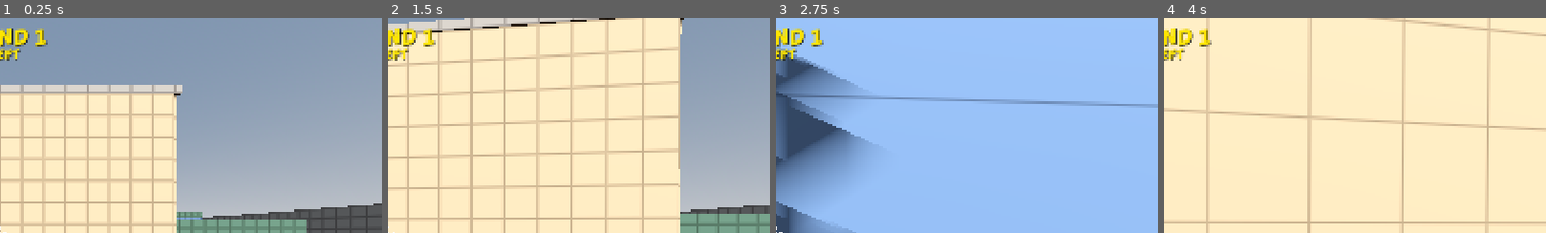
Above: before the commit, frames 1-4 (left to right).
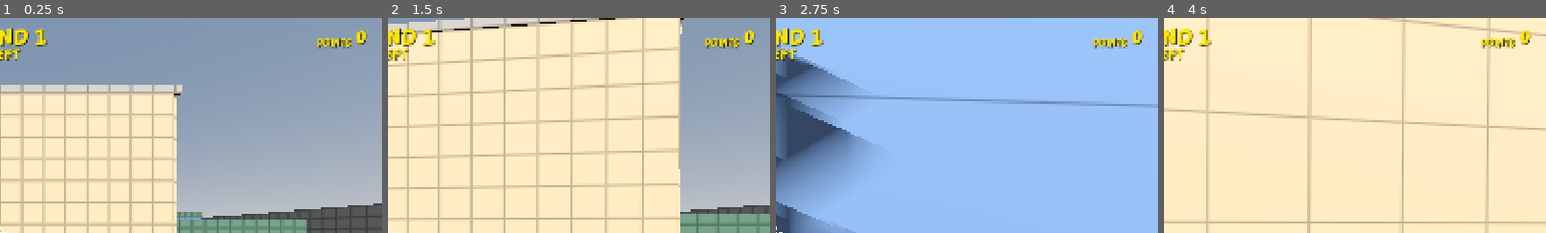
Above: after the commit, the same moments.

Repository: juanakajuan/zombie-survival-fps
Game: Godot game, scene res://levels/compound.tscn
Same seed, same stepped clock (60 frames per second), same inputs: the game is played once before the commit and once after it.
Inputs (mouse positions are % of the whole screen's width and height, from its top left):
- Up to frame 1 (0.25 s): no input
- Up to frame 2 (1.5 s): tap Enter (restart) at 0.5 s; move the mouse to (55, 50) at 0.52 s; hold Right mouse button (aim) 0.53-1.28 s; hold W (move_forward) from 0.53 s (still down); click (55, 50) at 0.67 s; tap Space (jump) at 0.77, 1.07 s; move the mouse to (45, 50) at 1.27 s; right-click (45, 50) at 1.35 s; click (45, 50) at 1.42 s
- Up to frame 3 (2.75 s): keep holding W (move_forward); tap Space (jump) at 1.52, 1.82 s; move the mouse to (52, 48) at 2.02 s; hold Ctrl (crouch) from 2.03 s (still down); click (52, 48) at 2.17 s; right-click (52, 48) at 2.3 s
- Up to frame 4 (4 s): keep holding W (move_forward); move the mouse to (49, 52) at 2.77 s; release Ctrl (crouch) at 2.78 s; click (49, 52) at 2.85 s; tap Space (jump) at 3.02, 3.32, 3.77 s; right-click (49, 52) at 3.05 s; move the mouse to (57, 51) at 3.52 s; hold Right mouse button (aim) from 3.53 s (still down); tap E (interact) at 3.6 s; click (57, 51) at 3.67 s
The pictures show only the part of the screen within x 50-100%, y 0-50%; the shares and areas given below are measured in that part.

The runs differ from the first frame. In frame 1, 0.5% of the frame differs, in the area x 83-97%, y 5-15%; in frame 2, 0.5%; in frame 3, 0.6%; in frame 4, 0.6%.

Commit message:
feat: show points, reserve ammo, and the buy prompt on the HUD

Diff:
--- a/hud/hud.gd
+++ b/hud/hud.gd
@@ -1,10 +1,11 @@
 class_name Hud
 extends CanvasLayer
-## Shows the player's health, the weapon and the rounds in its magazine, when the weapon reloads, the round, the
-## zombies left, and the break between rounds.
+## Shows the player's health and points, the weapon with the rounds in its magazine and its reserve, when the weapon
+## reloads, the buy prompt, the round, the zombies left, and the break between rounds.
 
 @export var health: Health
 @export var weapon: Weapon
+@export var wallet: Wallet
 ## If it is empty, the HUD uses the first RoundManager in the tree. Without one, the round panel stays hidden.
 @export var round_manager: RoundManager
 @export var health_color: Color = Color(1, 1, 1, 0.95)
@@ -15,6 +16,9 @@
 class Readout extends RefCounted:
 	var health_text: String
 	var ammo_text: String
+	var points_text: String
+	var prompt_visible: bool
+	var prompt_text: String
 	var weapon_name: String
 	var reloading: bool
 	var round_visible: bool
@@ -31,6 +35,8 @@
 @onready var _health_bar: SegmentBar = %HealthBar
 @onready var _weapon_name: Label = %WeaponName
 @onready var _ammo_value: Label = %AmmoValue
+@onready var _points_value: Label = %PointsValue
+@onready var _prompt: Label = %Prompt
 @onready var _reload_label: Label = %ReloadLabel
 @onready var _round_panel: Control = %RoundPanel
 @onready var _round_value: Label = %RoundValue
@@ -43,6 +49,7 @@
 	weapon.fired.connect(_crosshair.shot)
 	weapon.ammo_changed.connect(_update_ammo)
 	weapon.hit.connect(_on_weapon_hit)
+	wallet.changed.connect(_update_points.unbind(1))
 	weapon.reload_started.connect(_update_ammo)
 	weapon.reload_finished.connect(_update_ammo)
 	_health_bar.max_value = health.max_health
@@ -50,6 +57,7 @@
 	_on_health_changed(health.current)
 	_weapon_name.text = weapon.data.display_name
 	_update_ammo()
+	_update_points()
 	if round_manager == null:
 		round_manager = get_tree().get_first_node_in_group(RoundManager.GROUP) as RoundManager
 	if round_manager != null:
@@ -61,12 +69,17 @@
 func _process(_delta: float) -> void:
 	_crosshair.visible = weapon.wielder == null or not weapon.wielder.is_aiming()
 	_update_objective()
+	_update_prompt()
 
 
 func readout() -> Readout:
 	var r := Readout.new()
 	r.health_text = _health_value.text
 	r.ammo_text = _ammo_value.text
+	r.points_text = _points_value.text
+	_update_prompt()
+	r.prompt_visible = _prompt.visible
+	r.prompt_text = _prompt.text
 	r.weapon_name = _weapon_name.text
 	r.reloading = _reload_label.is_visible_in_tree()
 	r.round_visible = _round_panel.is_visible_in_tree()
@@ -98,6 +111,17 @@
 	_reload_label.visible = weapon.is_reloading()
 
 
+func _update_points() -> void:
+	_points_value.text = str(wallet.points)
+
+
+func _update_prompt() -> void:
+	var station := weapon.wielder.focused_station() if weapon.wielder != null else null
+	_prompt.visible = station != null
+	if station != null:
+		_prompt.text = station.prompt_text()
+
+
 func _update_round() -> void:
 	_round_panel.visible = round_manager != null and round_manager.round_number > 0
 	if not _round_panel.visible:
--- a/hud/hud.tscn
+++ b/hud/hud.tscn
@@ -38,6 +38,55 @@
 grow_vertical = 2
 mouse_filter = 2
 script = ExtResource("3_crosshair")
+
+[node name="Prompt" type="Label" parent="Root"]
+unique_name_in_owner = true
+visible = false
+layout_mode = 1
+anchors_preset = 8
+anchor_left = 0.5
+anchor_top = 0.5
+anchor_right = 0.5
+anchor_bottom = 0.5
+offset_left = -200.0
+offset_top = 56.0
+offset_right = 200.0
+offset_bottom = 96.0
+grow_horizontal = 2
+grow_vertical = 2
+theme_override_colors/font_color = Color(1, 0.9, 0, 1)
+theme_override_font_sizes/font_size = 28
+text = "E  BUY"
+horizontal_alignment = 1
+
+[node name="PointsPanel" type="HBoxContainer" parent="Root"]
+layout_mode = 1
+anchors_preset = 1
+anchor_left = 1.0
+anchor_right = 1.0
+offset_left = -276.0
+offset_top = 24.0
+offset_right = -36.0
+offset_bottom = 70.0
+grow_horizontal = 0
+mouse_filter = 2
+theme_override_constants/separation = 10
+alignment = 2
+
+[node name="PointsCaption" type="Label" parent="Root/PointsPanel"]
+layout_mode = 2
+size_flags_vertical = 8
+theme_override_colors/font_color = Color(1, 0.9, 0, 1)
+theme_override_font_sizes/font_size = 20
+text = "POINTS"
+
+[node name="PointsValue" type="Label" parent="Root/PointsPanel"]
+unique_name_in_owner = true
+layout_mode = 2
+theme_override_colors/font_color = Color(1, 0.9, 0, 1)
+theme_override_font_sizes/font_size = 36
+text = "0"
+horizontal_alignment = 2
 
 [node name="RoundPanel" type="VBoxContainer" parent="Root"]
 unique_name_in_owner = true
--- a/player/player.tscn
+++ b/player/player.tscn
@@ -42,8 +42,9 @@
 [node name="Wallet" type="Node" parent="."]
 script = ExtResource("9_wallet")
 
-[node name="Hud" parent="." node_paths=PackedStringArray("health", "weapon") instance=ExtResource("5_hud")]
+[node name="Hud" parent="." node_paths=PackedStringArray("health", "weapon", "wallet") instance=ExtResource("5_hud")]
 health = NodePath("../Health")
 weapon = NodePath("../Head/Camera3D/Weapon")
+wallet = NodePath("../Wallet")
 
 [node name="PauseMenu" parent="." instance=ExtResource("6_pause_menu")]
--- a/tests/hud/test_hud.gd
+++ b/tests/hud/test_hud.gd
@@ -121,3 +121,34 @@
 	Input.action_release("aim")
 	await physics_frames(FRAME_MARGIN)
 	assert_true(player.hud.readout().crosshair_visible, "crosshair back after aiming")
+
+
+func test_points_show_the_balance_and_follow_it() -> void:
+	var player := await spawn_player()
+	assert_eq(player.hud.readout().points_text, "0", "no points at start")
+	player.wallet.add(70)
+	assert_eq(player.hud.readout().points_text, "70", "after earning")
+	player.wallet.spend(20)
+	assert_eq(player.hud.readout().points_text, "50", "after spending")
+
+
+func test_ammo_text_shows_the_reserve_and_follows_a_refill() -> void:
+	var player := await spawn_player()
+	player.weapon.reserve = 7
+	assert_eq(player.hud.readout().ammo_text, "%d / 7" % player.weapon.data.magazine_size, "reserve in the ammo text")
+	player.weapon.refill_reserve()
+	assert_eq(player.hud.readout().ammo_text, "%d / %d" % [player.weapon.data.magazine_size, player.weapon.data.max_reserve], "after a refill")
+
+
+func test_prompt_shows_only_while_looking_at_a_station() -> void:
+	var player := await spawn_player(Vector3.ZERO, 5)
+	var station := spawn_station(Vector3(0.0, 0.0, -2.0))
+	await physics_frames(2)
+	assert_true(not player.hud.readout().prompt_visible, "no prompt before looking")
+	look_at_point(player, station.global_position + Vector3.UP * 0.6)
+	await physics_frames(2)
+	assert_true(player.hud.readout().prompt_visible, "prompt while looking")
+	assert_eq(player.hud.readout().prompt_text, station.prompt_text(), "prompt text")
+	player.look(Vector2(1000.0, 0.0))
+	await physics_frames(2)
+	assert_true(not player.hud.readout().prompt_visible, "prompt gone after looking away")
